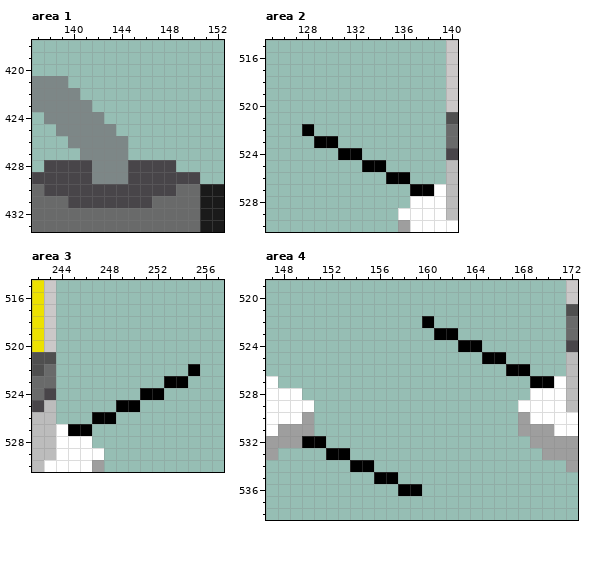
Edited in one commit: pixel-art file (electricoon/Graphics/tiles.aseprite). The picture above was drawn from the file before the commit.
768x768 pixels, 1 frame. Colours within 5 levels of each other are drawn and written as one. Shown: area 1: x 137..152, y 418..433; area 2: x 125..140, y 515..530; area 3: x 242..257, y 515..530; area 4: x 147..172, y 519..538. The commit also changed other parts of the picture, which this record leaves out.
After the commit:
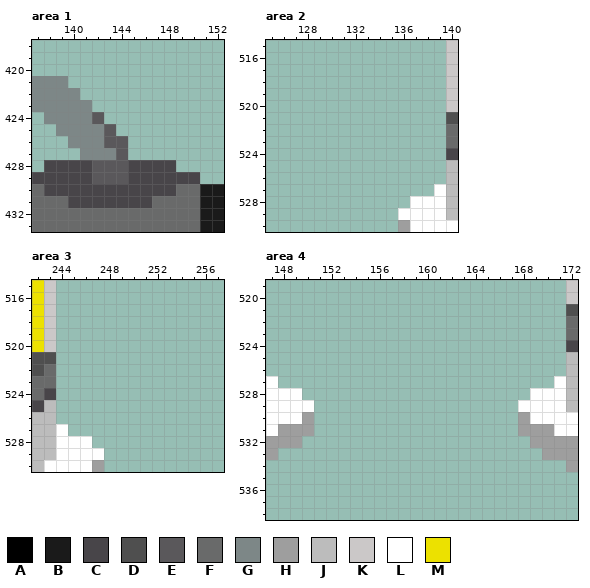
Palette (. is transparent): A #000000  B #1a1a1a  C #484549  D #4f4f4f  E #5a585b  F #696a6a  G #7d8787  H #9e9e9e  J #bcbcbc  K #cbc8c8  L #ffffff  M #ece100
Difference:
{"where": "area 1, layer \"Layer 2\""}
{"y":424,"x":142,"old":"G","new":"E"}
{"y":425,"x":143,"old":"G","new":"E"}
{"y":426,"x":143,"old":"GG","new":"EE"}
{"y":427,"x":144,"old":"G","new":"E"}
{"y":428,"x":142,"old":"GGG","new":"EEE"}
{"y":429,"x":142,"old":"GGG","new":"EEE"}
{"where": "area 2, layer \"Layer 2\""}
{"y":522,"x":128,"old":"A","new":"."}
{"y":523,"x":129,"old":"AA","new":".."}
{"y":524,"x":131,"old":"AA","new":".."}
{"y":525,"x":133,"old":"AA","new":".."}
{"y":526,"x":135,"old":"AA","new":".."}
{"y":527,"x":137,"old":"AA","new":".."}
{"where": "area 3, layer \"Layer 2\""}
{"y":522,"x":255,"old":"A","new":"."}
{"y":523,"x":253,"old":"AA","new":".."}
{"y":524,"x":251,"old":"AA","new":".."}
{"y":525,"x":249,"old":"AA","new":".."}
{"y":526,"x":247,"old":"AA","new":".."}
{"y":527,"x":245,"old":"AA","new":".."}
{"where": "area 4, layer \"Layer 2\""}
{"y":522,"x":160,"old":"A","new":"."}
{"y":523,"x":161,"old":"AA","new":".."}
{"y":524,"x":163,"old":"AA","new":".."}
{"y":525,"x":165,"old":"AA","new":".."}
{"y":526,"x":167,"old":"AA","new":".."}
{"y":527,"x":169,"old":"AA","new":".."}
{"y":532,"x":150,"old":"AA","new":".."}
{"y":533,"x":152,"old":"AA","new":".."}
{"y":534,"x":154,"old":"AA","new":".."}
{"y":535,"x":156,"old":"AA","new":".."}
{"y":536,"x":158,"old":"AA","new":".."}
{"label":"changed","picture_box":[92,112,128,184]}
{"label":"erased","picture_box":[302,124,434,196]}
{"label":"erased","picture_box":[68,364,200,436]}
{"label":"erased","picture_box":[422,316,554,388]}
{"label":"erased","picture_box":[302,436,422,496]}
